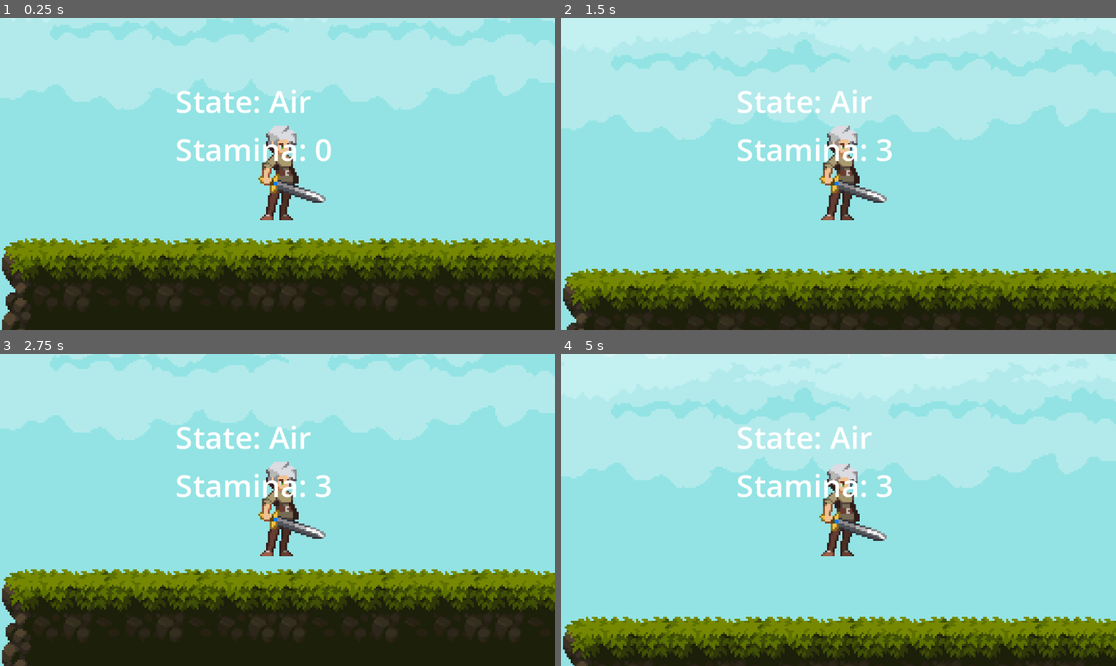
Above: before the commit, frames 1-4 (two rows, left to right).
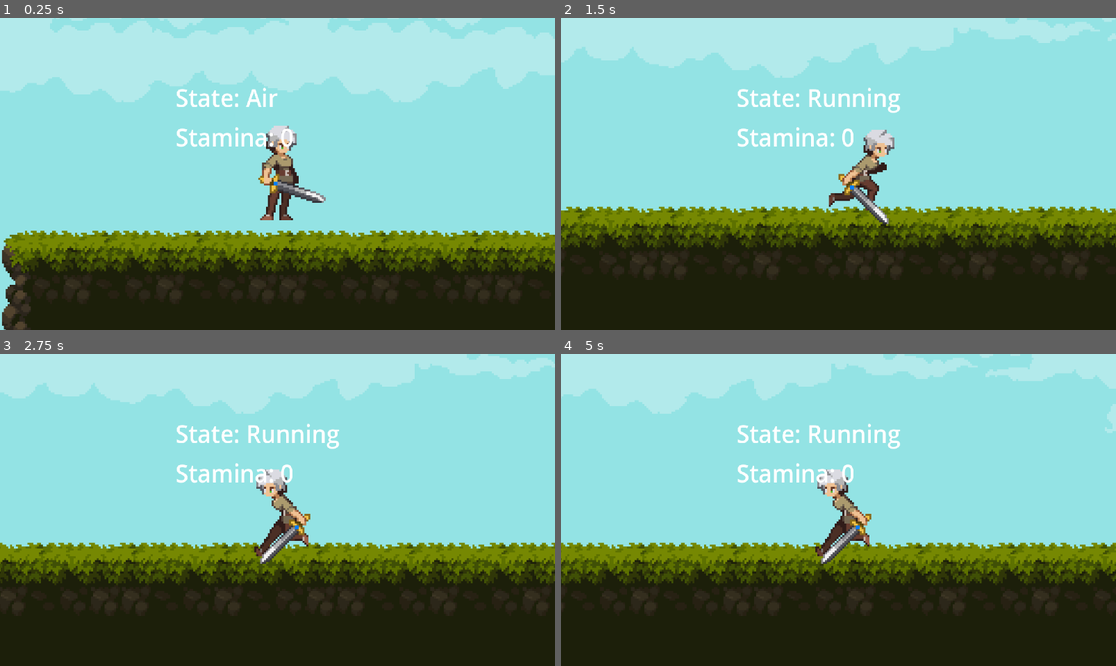
Above: after the commit, the same moments.

Repository: Micadurp/darkest-saturn
Game: Godot game, scene res://Levels/test_level.tscn
The game is run twice, just before and just after one commit, with the same random seed, the same clock (stepped at 60 frames per second) and the same inputs.
Inputs:
- Up to frame 1 (0.25 s): no input
- Up to frame 2 (1.5 s): hold Shift (boost, bound only before the commit) 0.53-1.28 s; hold Right (right, bound only after the commit) from 0.53 s (still down); tap Space (jump, bound only before the commit) at 0.77, 0.8, 1.07, 1.35 s
- Up to frame 3 (2.75 s): tap Space (jump, bound only before the commit) at 1.52, 1.82, 2.3 s; tap Shift (boost, bound only before the commit) at 1.55 s; release Right (right, bound only after the commit) at 2.03 s; hold Left (left, bound only after the commit) from 2.03 s (still down); hold Shift (boost, bound only before the commit) from 2.03 s (still down)
- Up to frame 4 (5 s): release Left (left, bound only after the commit) at 2.78 s; release Shift (boost, bound only before the commit) at 2.78 s; hold Right (right, bound only after the commit) 2.78-4.28 s; tap Shift (boost, bound only before the commit) at 2.85, 4.35 s; tap Space (jump, bound only before the commit) at 3.02, 3.32, 4.52, 4.82 s; hold Space (jump, bound only before the commit) 3.53-4.28 s; hold Left (left, bound only after the commit) from 4.28 s (still down)

The runs differ from the first frame. In frame 1, 16% of the frame differs, in the area x 0-100%, y 0-100%; in frame 2, 54%; in frame 3, 35%; in frame 4, 60%.

Commit message:
Overhaul Pt. 2 remapped controls, began implementing slide, tidied up physics, fixed jump height

Diff:
--- a/Character/AirState.gd
+++ b/Character/AirState.gd
@@ -29,6 +29,8 @@
 		#double_jump()
 	#elif (event.is_action_pressed("boost")) and character.boost_guage >= 3:
 		#boost()
+	if event.is_action_released("jump") && character.local_velocity.y  < 0:
+		character.local_velocity.y = 0
 	pass
 
 func on_exit():
--- a/Character/CharacterStateMachine.gd
+++ b/Character/CharacterStateMachine.gd
@@ -35,11 +35,10 @@
 	if (current_state != null):
 		# Calls exit functions
 		current_state.on_exit()
-		# Making sure it doesn't immediately try to switch into the same state AGAIN
+		# Making sure it doesn't immediately try https://github.com/coatlessali/darkest-saturnto switch into the same state AGAIN
 		current_state.next_state = null
 	# The great switching of states occurs
 	current_state = new_state
-
 	# Calls enter functions for new state
 	current_state.on_enter()
 
--- a/Character/GroundState.gd
+++ b/Character/GroundState.gd
@@ -2,9 +2,12 @@
 
 class_name GroundState
 
-@export var jump_velocity : float = -150.0
+# CHECK RUNNING STATE JUMP VELOCITY
+@export var jump_velocity : float = -200.0
+@export var slide_velocity : float = 200
 @export var air_state : State
 @export var running_state : State
+@export var slide_state : State
 
 func state_process(_delta, direction):
 	# you shouldn't be in the air!
@@ -24,9 +27,15 @@
 func state_input(event : InputEvent):
 	if event.is_action_pressed("jump"):
 		jump()
+	if event.is_action_pressed("slide"):
+		slide()
 
 
 func jump():
 	character.local_velocity.y = jump_velocity
 	next_state = air_state
 	playback.travel("jump_end")
+
+func slide():
+	character.local_velocity.x = slide_velocity*sign(character.last_faced)
+	next_state = slide_state
--- a/Character/RunningState.gd
+++ b/Character/RunningState.gd
@@ -2,10 +2,11 @@
 
 class_name RunningState
 
-@export var jump_velocity : float = -150.0
+@export var jump_velocity : float = -200.0
+@export var slide_velocity : float = 200
 @export var air_state : State
 @export var ground_state : State
-@export var braking_state : State
+@export var slide_state : State
 
 func state_process(_delta, direction):
 	# you air be in the shouldn't!
@@ -32,8 +33,14 @@
 func state_input(event : InputEvent):
 	if event.is_action_pressed("jump"):
 		jump()
+	if event.is_action_pressed("slide"):
+		slide()
 
 func jump():
 	character.local_velocity.y = jump_velocity
 	next_state = air_state
 	playback.travel("jump_start")
+
+func slide():
+	character.local_velocity.x = slide_velocity*sign(character.last_faced)
+	next_state = slide_state
--- a/Character/SlidingState.gd
+++ b/Character/SlidingState.gd
@@ -1,3 +1,54 @@
 extends State
 
 # TODO: implement this
+class_name SlideState
+
+# CHECK RUNNING STATE JUMP VELOCITY
+@export var jump_velocity : float = -200.0
+@export var slide_velocity : float = 200
+@export var air_state : State
+@export var running_state : State
+@export var slide_state : State
+@export var ground_state : State
+@export var timer : int = 45
+@export var slide_dir : int = 1
+
+func state_process(_delta, direction):
+	# you shouldn't be in the air!
+	if(!character.is_on_floor()):
+		next_state = air_state
+	else:
+		timer -= 1
+		# check if we're pressing anything and transition into running
+		if timer <= 0:
+			next_state = ground_state
+			playback.travel("idle")
+		# checking if pressing opposite direction
+		#print(sign(direction.x)*sign(character.last_faced))
+		if sign(direction.x)*slide_dir == -1:
+			#character.local_velocity.x = move_toward(character.local_velocity.x, character.local_velocity_cap*sign(direction.x), character.speed)
+			#character.local_velocity.x = slide_velocity*sign(direction.x)
+			next_state = ground_state
+			playback.travel("idle")
+		else:
+			character.local_velocity.x = slide_velocity*sign(character.last_faced)
+
+func state_input(event : InputEvent):
+	if event.is_action_pressed("jump"):
+		jump()
+	if event.is_action_pressed("slide"):
+		slide()
+
+func on_enter():
+	timer = 45
+	slide_dir = character.last_faced
+	#print(sign(slide_dir))
+
+func jump():
+	character.local_velocity.y = jump_velocity
+	next_state = air_state
+	playback.travel("jump_end")
+
+func slide():
+	character.local_velocity.x = slide_velocity*sign(character.last_faced)
+	next_state = slide_state
--- a/Character/player.gd
+++ b/Character/player.gd
@@ -17,21 +17,27 @@
 var environmental_velocity : Vector2 = Vector2.ZERO
 # true for right, false for left
 var moving_direction : bool = true
+var last_faced : int = 1
 
 func _ready():
+	print("haiiii uwu funne megaman game is a go!!!")
 	animation_tree.active = true
 
 func _physics_process(_delta):
+	#print(last_faced)
 	input_direction = Input.get_vector("left", "right", "up", "down")
 
 	# unused, might be useful later
 	if input_direction.x != 0 && state_machine.check_if_can_move():
+		if input_direction.x > 0:
+			last_faced = 1
+		elif input_direction.x < 0:
+			last_faced = -1
 		if !is_on_floor():
 			pass
 
 	if is_on_floor():
-		if boost_guage < 3:
-			boost_guage = 3
+		pass
 
 	# environmental velocity is controlled by objects in the environment, such as speed boosters, and naturally slows down
 	environmental_velocity.x = move_toward(environmental_velocity.x, 0, friction)
--- a/Character/player.tscn
+++ b/Character/player.tscn
@@ -278,7 +278,7 @@
 
 [sub_resource type="AnimationNodeStateMachine" id="AnimationNodeStateMachine_l4wj4"]
 states/Move/node = SubResource("AnimationNodeBlendSpace1D_6xqml")
-states/Move/position = Vector2(382, 100)
+states/Move/position = Vector2(390, 100)
 states/Start/position = Vector2(199, 100)
 transitions = ["Start", "Move", SubResource("AnimationNodeStateMachineTransition_lxsv4")]
 graph_offset = Vector2(-44, -36.0911)
@@ -315,30 +315,36 @@
 current_state = NodePath("Ground")
 animation_tree = NodePath("../AnimationTree")
 
-[node name="Ground" type="Node" parent="CharacterStateMachine" node_paths=PackedStringArray("air_state", "running_state")]
+[node name="Ground" type="Node" parent="CharacterStateMachine" node_paths=PackedStringArray("air_state", "running_state", "slide_state")]
 script = ExtResource("5_kqs0o")
 air_state = NodePath("../Air")
 running_state = NodePath("../Running")
+slide_state = NodePath("../Sliding")
 
 [node name="Air" type="Node" parent="CharacterStateMachine" node_paths=PackedStringArray("ground_state", "character")]
 script = ExtResource("6_stw0j")
 ground_state = NodePath("../Ground")
 character = NodePath("../..")
 
-[node name="Running" type="Node" parent="CharacterStateMachine" node_paths=PackedStringArray("air_state", "ground_state", "braking_state")]
+[node name="Running" type="Node" parent="CharacterStateMachine" node_paths=PackedStringArray("air_state", "ground_state", "slide_state")]
 script = ExtResource("11_22h3l")
 air_state = NodePath("../Air")
 ground_state = NodePath("../Ground")
-braking_state = NodePath("")
-
-[node name="Sliding" type="Node" parent="CharacterStateMachine"]
+slide_state = NodePath("../Sliding")
+
+[node name="Sliding" type="Node" parent="CharacterStateMachine" node_paths=PackedStringArray("air_state", "running_state", "slide_state", "ground_state")]
 script = ExtResource("12_skwc6")
+air_state = NodePath("../Air")
+running_state = NodePath("../Running")
+slide_state = NodePath(".")
+ground_state = NodePath("../Ground")
 
 [node name="StateDebugLabel" type="Label" parent="." node_paths=PackedStringArray("state_machine", "character")]
 offset_left = -53.0
 offset_top = -49.0
 offset_right = 53.0
 offset_bottom = -23.0
+scale = Vector2(0.75394, 0.820863)
 script = ExtResource("8_viysk")
 state_machine = NodePath("../CharacterStateMachine")
 character = NodePath("..")
--- a/project.godot
+++ b/project.godot
@@ -23,44 +23,62 @@
 
 up={
 "deadzone": 0.5,
-"events": [Object(InputEventKey,"resource_local_to_scene":fa …(140 unchanged characters)… d":false,"keycode":0,"physical_keycode":87,"key_label":0,"unicode":119,"echo":false,"script":null)
+"events": [Object(InputEventKey,"resource_local_to_scene":fa …(140 unchanged characters)… d":false,"keycode":0,"physical_keycode":4194320,"key_label":0,"unicode":0,"echo":false,"script":null)
 , Object(InputEventJoypadButton,"resource_local_to_scene":false,"resource_name":"","device":-1,"button_index":11,"pressure":0.0,"pressed":true,"script":null)
 ]
 }
 down={
 "deadzone": 0.5,
-"events": [Object(InputEventKey,"resource_local_to_scene":fa …(140 unchanged characters)… d":false,"keycode":0,"physical_keycode":83,"key_label":0,"unicode":115,"echo":false,"script":null)
+"events": [Object(InputEventKey,"resource_local_to_scene":fa …(140 unchanged characters)… d":false,"keycode":0,"physical_keycode":4194322,"key_label":0,"unicode":0,"echo":false,"script":null)
 , Object(InputEventJoypadButton,"resource_local_to_scene":false,"resource_name":"","device":-1,"button_index":12,"pressure":0.0,"pressed":true,"script":null)
 ]
 }
 left={
 "deadzone": 0.5,
-"events": [Object(InputEventKey,"resource_local_to_scene":fa …(140 unchanged characters)… d":false,"keycode":0,"physical_keycode":65,"key_label":0,"unicode":97,"echo":false,"script":null)
+"events": [Object(InputEventKey,"resource_local_to_scene":fa …(140 unchanged characters)… d":false,"keycode":0,"physical_keycode":4194319,"key_label":0,"unicode":0,"echo":false,"script":null)
 , Object(InputEventJoypadButton,"resource_local_to_scene":false,"resource_name":"","device":-1,"button_index":13,"pressure":0.0,"pressed":true,"script":null)
 ]
 }
 right={
 "deadzone": 0.5,
-"events": [Object(InputEventKey,"resource_local_to_scene":fa …(140 unchanged characters)… d":false,"keycode":0,"physical_keycode":68,"key_label":0,"unicode":100,"echo":false,"script":null)
+"events": [Object(InputEventKey,"resource_local_to_scene":fa …(140 unchanged characters)… d":false,"keycode":0,"physical_keycode":4194321,"key_label":0,"unicode":0,"echo":false,"script":null)
 , Object(InputEventJoypadButton,"resource_local_to_scene":false,"resource_name":"","device":-1,"button_index":14,"pressure":0.0,"pressed":true,"script":null)
 ]
 }
 jump={
 "deadzone": 0.5,
-"events": [Object(InputEventKey,"resource_local_to_scene":false,"resource_name":"","device":-1,"window_id":0,"alt_pressed":false,"shift_pressed":false,"ctrl_pressed":false,"meta_pressed":false,"pressed":false,"keycode":0,"physical_keycode":32,"key_label":0,"unicode":32,"echo":false,"script":null)
-, Object(InputEventJoypadButton,"resource_local_to_scene":false,"resource_name":"","device":-1,"button_index":0,"pressure":0.0,"pressed":true,"script":null)
+"events": [Object(InputEventKey,"resource_local_to_scene":false,"resource_name":"","device":-1,"window_id":0,"alt_pressed":false,"shift_pressed":false,"ctrl_pressed":false,"meta_pressed":false,"pressed":false,"keycode":0,"physical_keycode":83,"key_label":0,"unicode":115,"echo":false,"script":null)
+, Object(InputEventJoypadButton,"resource_local_to_scene":false,"resource_name":"","device":-1,"button_index":1,"pressure":0.0,"pressed":true,"script":null)
 ]
 }
-boost={
+slide={
 "deadzone": 0.5,
-"events": [Object(InputEventKey,"resource_local_to_scene":false,"resource_name":"","device":-1,"window_id":0,"alt_pressed":false,"shift_pressed":false,"ctrl_pressed":false,"meta_pressed":false,"pressed":false,"keycode":0,"physical_keycode":4194325,"key_label":0,"unicode":0,"echo":false,"script":null)
-, Object(InputEventJoypadButton,"resource_local_to_scene":false,"resource_name":"","device":-1,"button_index":5,"pressure":0.0,"pressed":true,"script":null)
+"events": [null, Object(InputEventKey,"resource_local_to_scene":false,"resource_name":"","device":-1,"window_id":0,"alt_pressed":false,"shift_pressed":false,"ctrl_pressed":false,"meta_pressed":false,"pressed":false,"keycode":0,"physical_keycode":68,"key_label":0,"unicode":100,"echo":false,"script":null)
+, Object(InputEventJoypadMotion,"resource_local_to_scene":false,"resource_name":"","device":-1,"axis":5,"axis_value":1.0,"script":null)
+]
+}
+weapon_plus={
+"deadzone": 0.5,
+"events": [Object(InputEventKey,"resource_local_to_scene":false,"resource_name":"","device":-1,"window_id":0,"alt_pressed":false,"shift_pressed":false,"ctrl_pressed":false,"meta_pressed":false,"pressed":false,"keycode":0,"physical_keycode":82,"key_label":0,"unicode":114,"echo":false,"script":null)
+, Object(InputEventJoypadMotion,"resource_local_to_scene":false,"resource_name":"","device":-1,"axis":4,"axis_value":1.0,"script":null)
+]
+}
+weapon_minus={
+"deadzone": 0.5,
+"events": [Object(InputEventKey,"resource_local_to_scene":false,"resource_name":"","device":-1,"window_id":0,"alt_pressed":false,"shift_pressed":false,"ctrl_pressed":false,"meta_pressed":false,"pressed":false,"keycode":0,"physical_keycode":69,"key_label":0,"unicode":101,"echo":false,"script":null)
+, Object(InputEventJoypadButton,"resource_local_to_scene":false,"resource_name":"","device":-1,"button_index":9,"pressure":0.0,"pressed":true,"script":null)
+]
+}
+fire={
+"deadzone": 0.5,
+"events": [Object(InputEventKey,"resource_local_to_scene":false,"resource_name":"","device":-1,"window_id":0,"alt_pressed":false,"shift_pressed":false,"ctrl_pressed":false,"meta_pressed":false,"pressed":false,"keycode":0,"physical_keycode":70,"key_label":0,"unicode":102,"echo":false,"script":null)
+, Object(InputEventJoypadButton,"resource_local_to_scene":false,"resource_name":"","device":-1,"button_index":0,"pressure":0.0,"pressed":true,"script":null)
 ]
 }
 
 [physics]
 
-2d/default_gravity=300.0
+2d/default_gravity=450.0
 
 [rendering]
 
